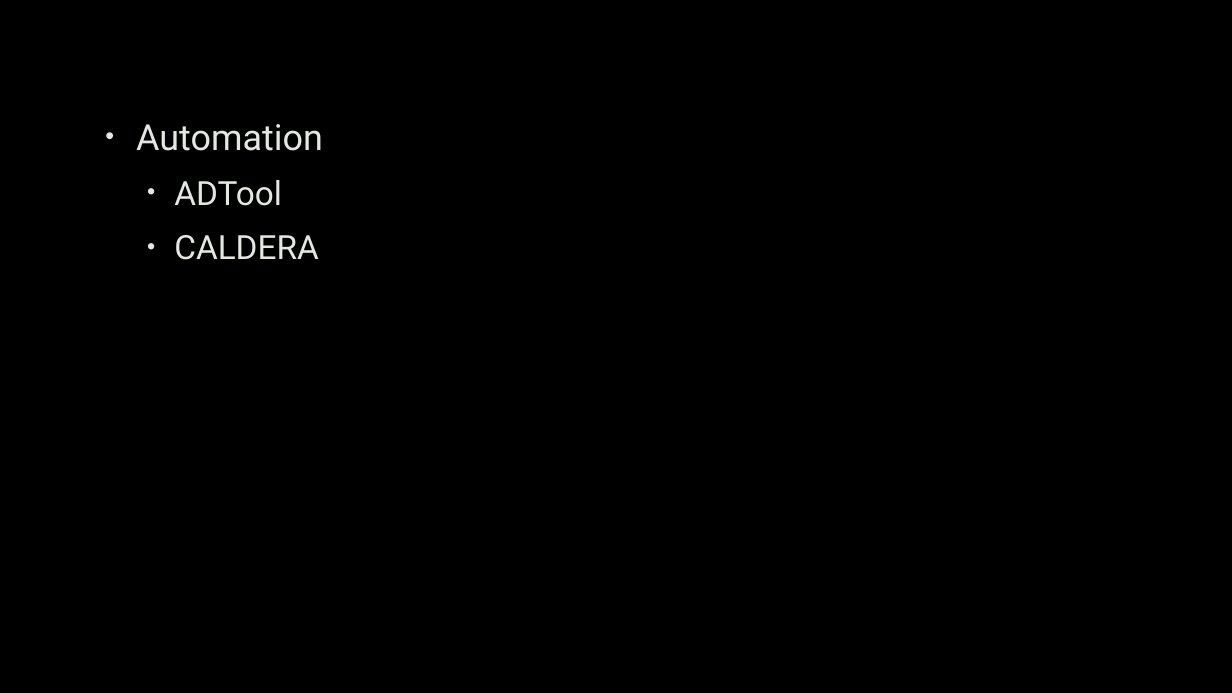
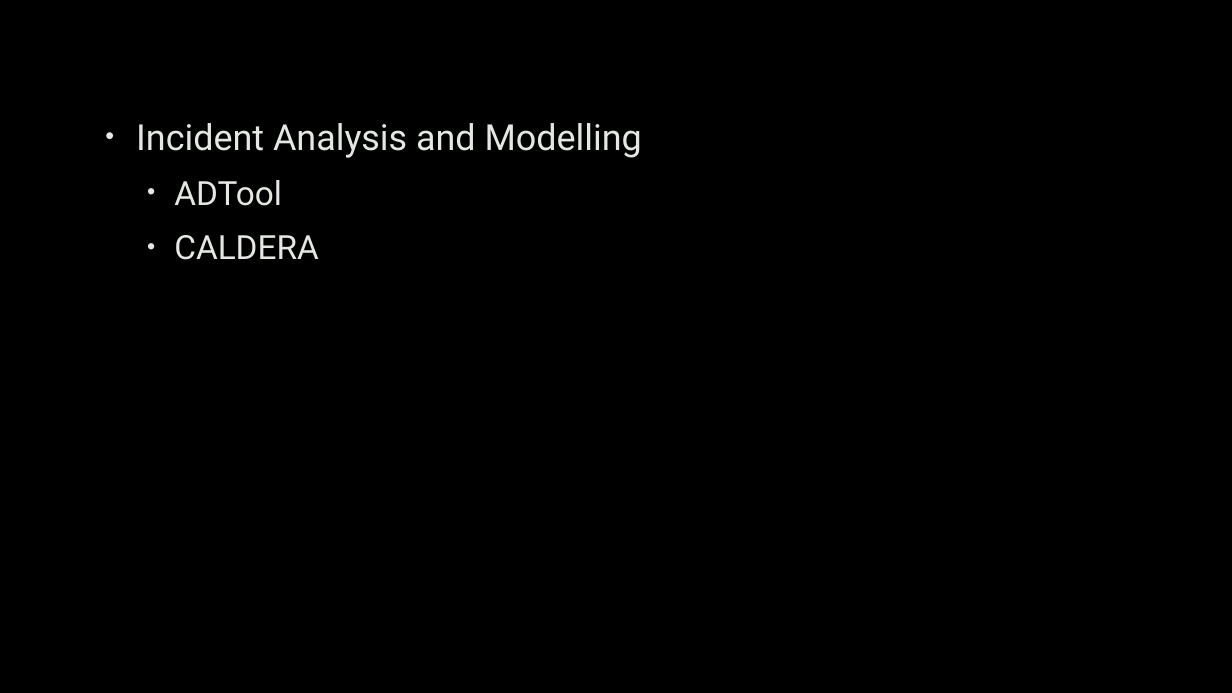
Before and after one commit to zhanyixinghua/cits1003, a slide deck: slide 2 of cits1003-lecture_slides/CITS1003-7 Incidents-exercises.pptx. Drawn at 1232x693 pixels with LibreOffice and Linux fonts; fonts in the diff are those of the drawing; background and template pictures are left out. Boxes give left, top, right and bottom in pixels: in the first picture for what was removed or moved away, otherwise in the second. Text is boxed around its words. In the diff, an @@ line names an element or a change of style, - is before the commit and + after.

Commit message:
typos corrected

```diff
--- a/cits1003-lecture_slides/CITS1003-7 Incidents-exercises.pptx
+++ b/cits1003-lecture_slides/CITS1003-7 Incidents-exercises.pptx
@@ text at [136,123,642,158]: text changed @@
-• Automation
+• Incident Analysis and Modelling
```
